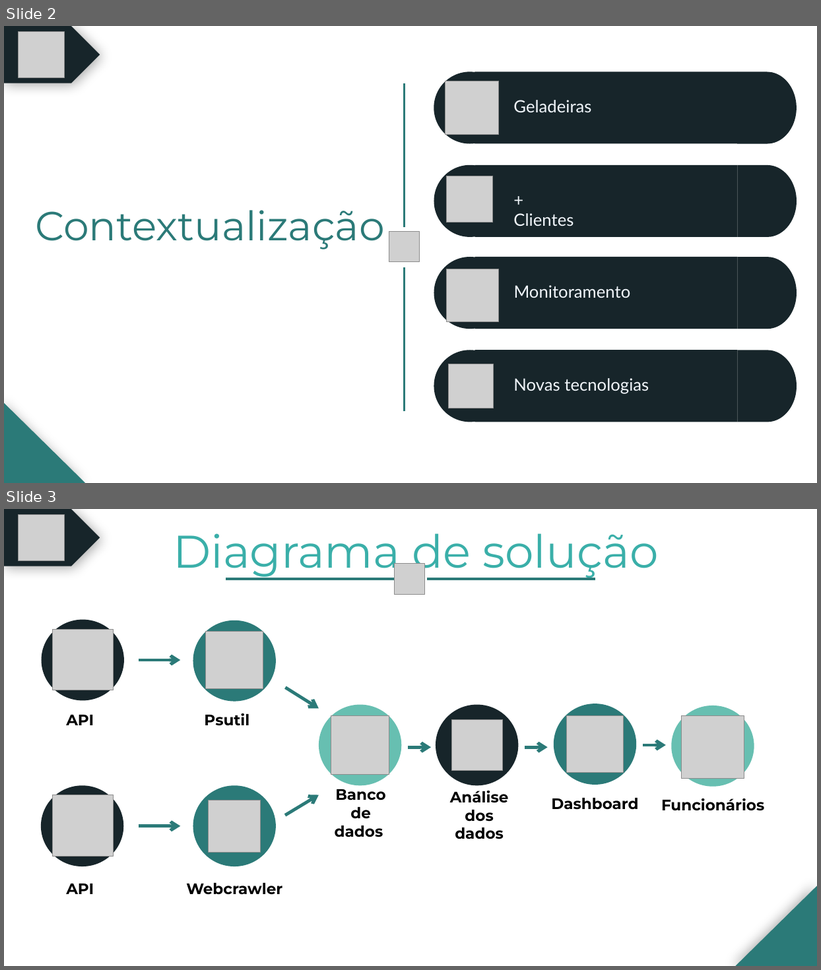
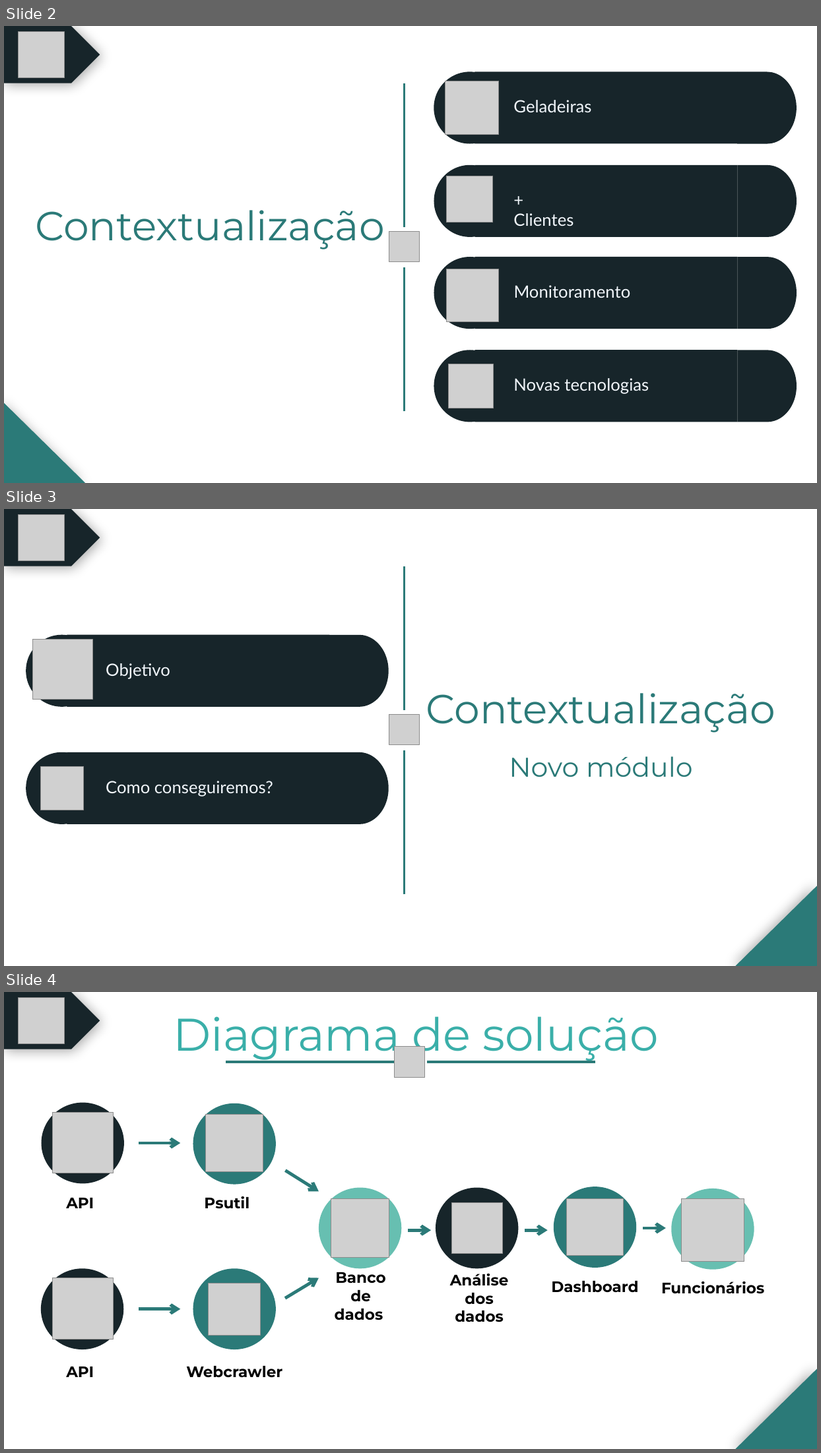
Before and after one commit to BandTec/grupo-10-ccoa-20201, a slide deck: MONITORAMENTO/Documentação/PPTs/Cold Stock Apresentação - Sprint 2.pptx. Shown one above the other, each under a label of ours: slides 2 and 3 before the commit, slides 2, 3 and 4 after it. The pictures are 821x970 and 821x1453 pixels, drawn with LibreOffice and Linux fonts; fonts in the diff are those of the drawing; grey boxes stand for pictures. Boxes give left, top, right and bottom in pixels: in the first picture for what was removed or moved away, otherwise in the second. Text is boxed around its words. In the diff, an @@ line names an element or a change of style, - is before the commit and + after.

```diff
--- a/MONITORAMENTO/Documentação/PPTs/Cold Stock Apresentação - Sprint 2.pptx
+++ b/MONITORAMENTO/Documentação/PPTs/Cold Stock Apresentação - Sprint 2.pptx
@@ slide 3 added at (x1=4, y1=509, x2=817, y2=966), background #FFFFFF @@
@@ pentagon arrow added at (x1=4, y1=509, x2=100, y2=566), fill #17252A @@
@@ picture added at (x1=19, y1=514, x2=64, y2=560) @@
@@ line added from (404, 710) to (404, 566), #2B7A78 3 pt @@
@@ ellipse added at (x1=26, y1=634, x2=98, y2=706), fill #17252A @@
@@ picture added at (x1=32, y1=640, x2=92, y2=699) @@
@@ rectangle added at (x1=67, y1=634, x2=330, y2=706), fill #17252A @@
@@ flow chart delay added at (x1=330, y1=634, x2=389, y2=706), fill #17252A @@
@@ text added at (x1=106, y1=663, x2=170, y2=679), 20 pt, text #F1F6FB @@
+Objetivo
@@ text added at (x1=426, y1=693, x2=776, y2=777), 48 pt, text #2B7A78 @@
+Contextualização
+Novo módulo
@@ picture added at (x1=389, y1=714, x2=419, y2=745) @@
@@ ellipse added at (x1=26, y1=753, x2=98, y2=824), fill #17252A @@
@@ rectangle added at (x1=67, y1=753, x2=330, y2=824), fill #17252A @@
@@ flow chart delay added at (x1=330, y1=753, x2=389, y2=824), fill #17252A @@
@@ line added from (404, 895) to (404, 751), #2B7A78 3 pt @@
@@ picture added at (x1=40, y1=767, x2=83, y2=811) @@
@@ text added at (x1=106, y1=781, x2=273, y2=797), 20 pt, text #F1F6FB @@
+Como conseguiremos?
@@ right triangle added at (x1=736, y1=886, x2=817, y2=966), fill #2B7A78 @@
@@ what was slide 3 is now slide 4 @@
```
Also in this commit, not shown: 2 other files.
